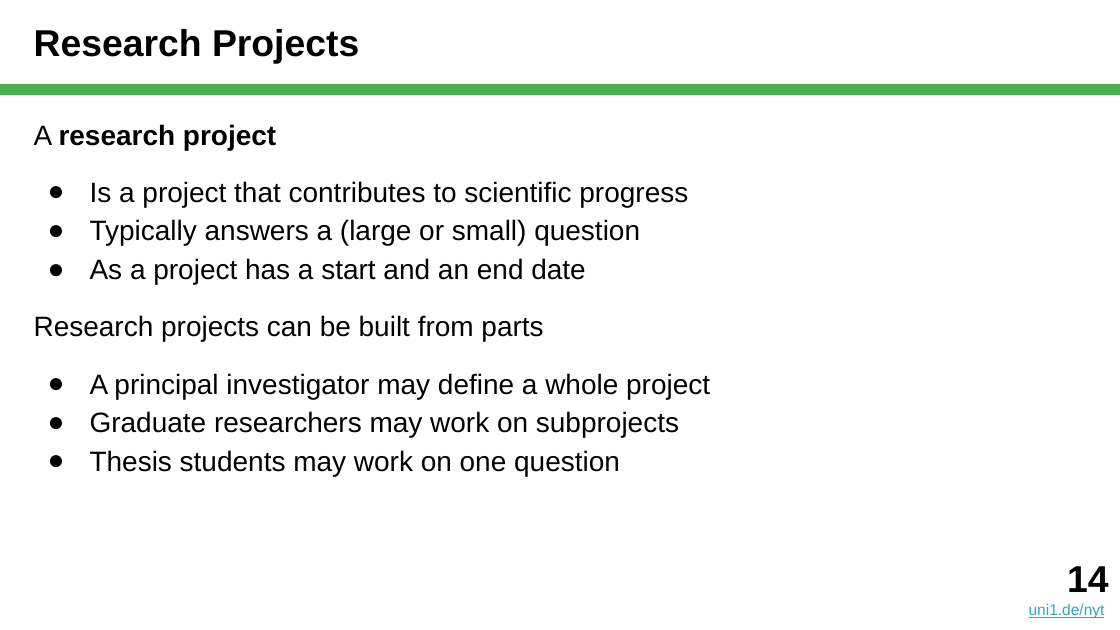
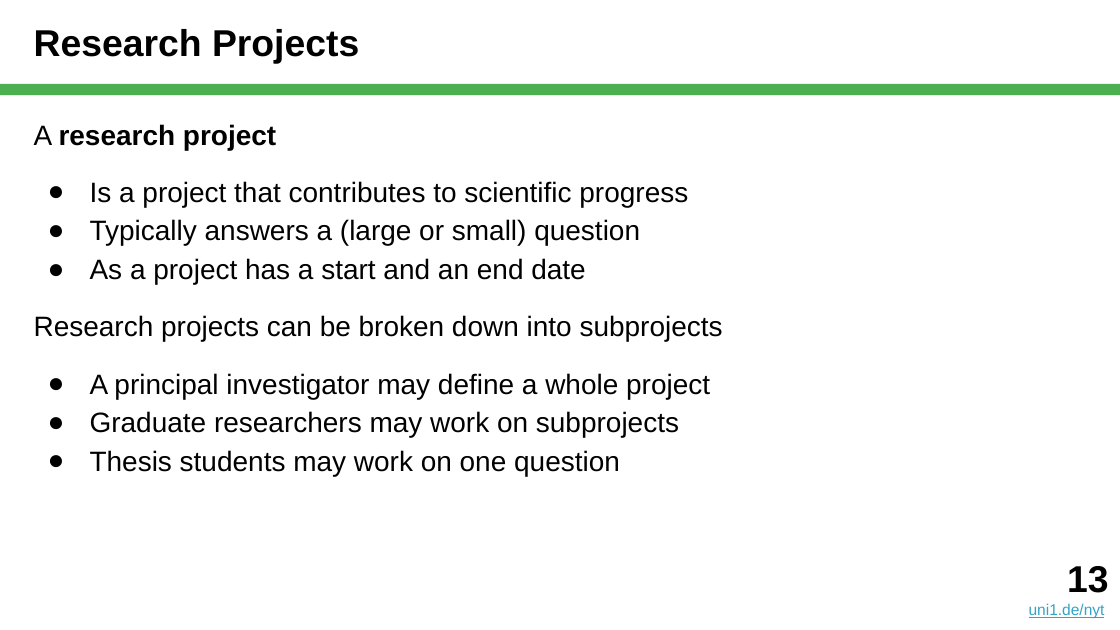
Before and after one commit to dirkriehle/nyt-course, a slide deck: slide 13 of Lecture slides/NYT B02 - Scientific Research.pptx (slide 14 before the commit). Drawn at 1120x630 pixels with LibreOffice and Linux fonts; fonts in the diff are those of the drawing. Boxes give left, top, right and bottom in pixels: in the first picture for what was removed or moved away, otherwise in the second. Text is boxed around its words. In the diff, an @@ line names an element or a change of style, - is before the commit and + after.

```diff
--- a/Lecture slides/NYT B02 - Scientific Research.pptx
+++ b/Lecture slides/NYT B02 - Scientific Research.pptx
@@ text at <box>34,315,723,341</box>: text changed @@
-Research projects can be built from parts
+Research projects can be broken down into subprojects
@@ text at <box>1067,566,1108,593</box>: text changed @@
-14
+13
```
Also in this commit, not shown: 9 other slides changed, 1 slide removed, 1 other file.
